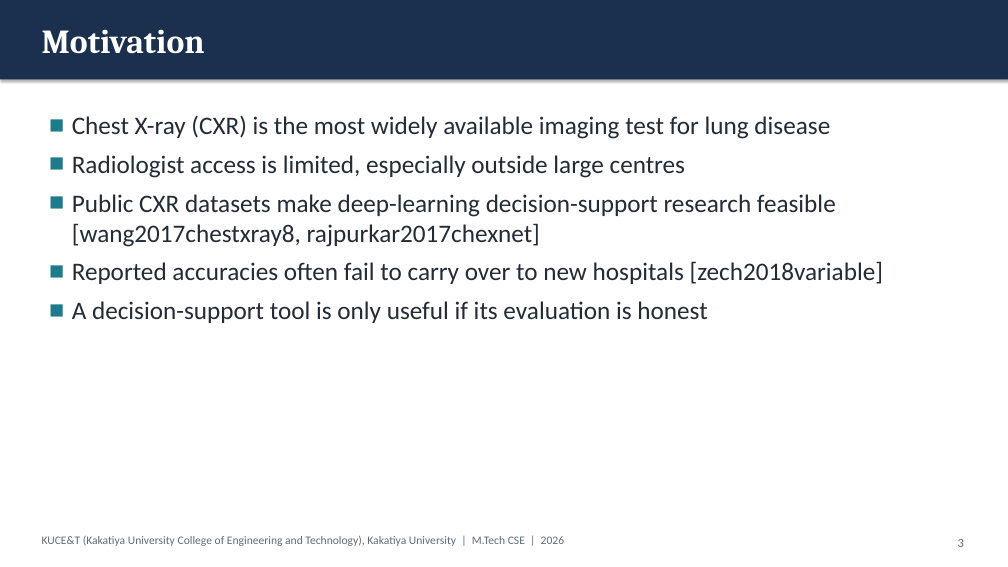
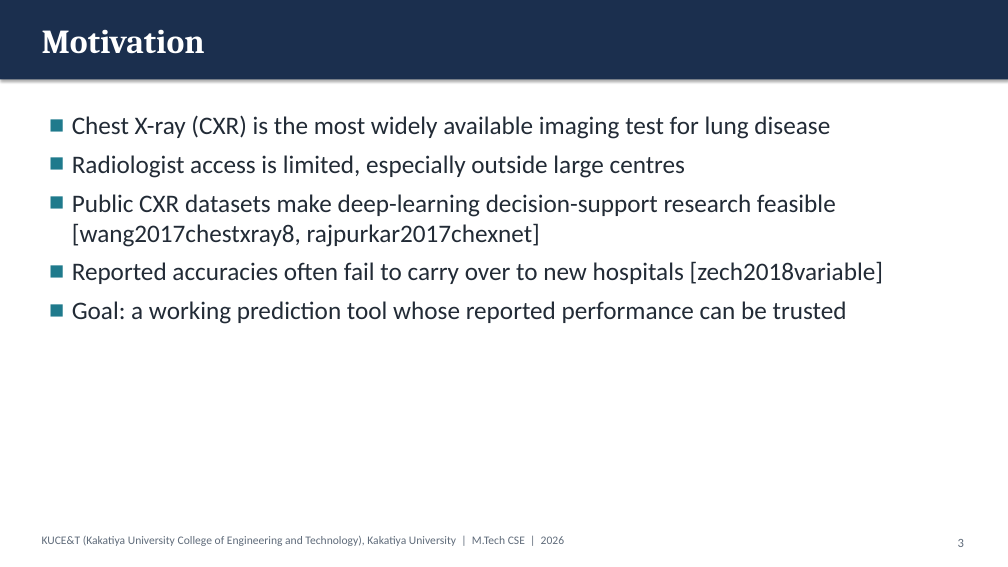
Before and after one commit to KSathwik/Lung_Disease_Detector, a slide deck: slide 3 of docs/presentation/LungAI_MTech_Presentation.pptx. Drawn at 1008x567 pixels with LibreOffice and Linux fonts; fonts in the diff are those of the drawing. Boxes give left, top, right and bottom in pixels: in the first picture for what was removed or moved away, otherwise in the second. Text is boxed around its words. In the diff, an @@ line names an element or a change of style, - is before the commit and + after.

```diff
--- a/docs/presentation/LungAI_MTech_Presentation.pptx
+++ b/docs/presentation/LungAI_MTech_Presentation.pptx
@@ text at <box>72,301,847,324</box>: text changed @@
-■ A decision-support tool is only useful if its evaluation is honest
+■ Goal: a working prediction tool whose reported performance can be trusted
```
Also in this commit, not shown: 12 other slides changed, 20 other files.
